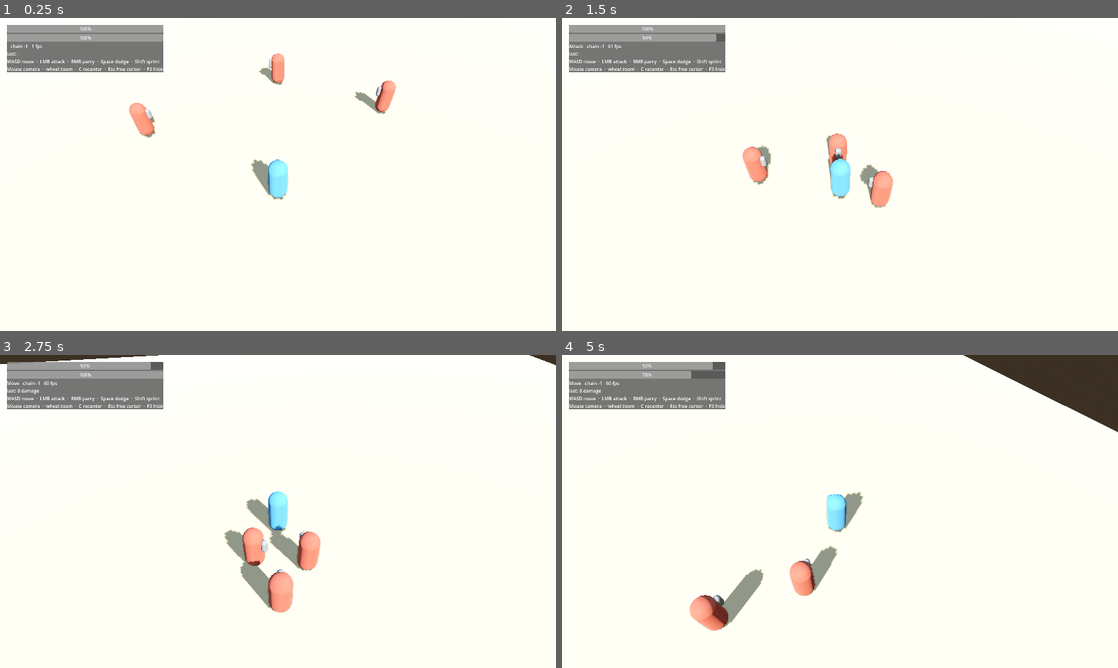
Above: before the commit, frames 1-4 (two rows, left to right).
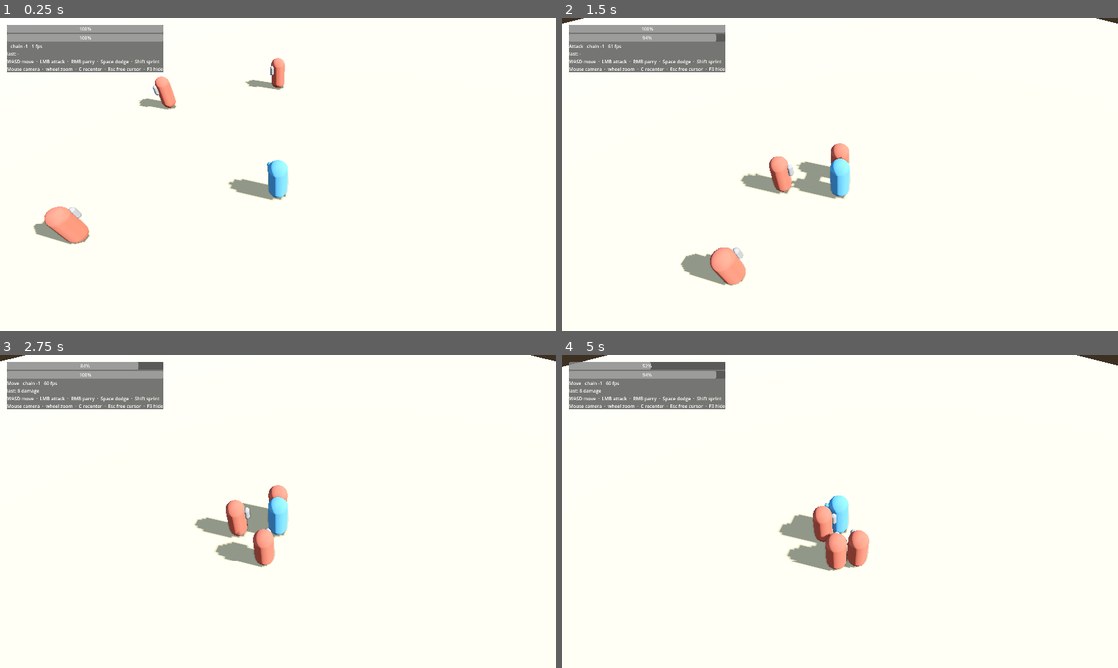
Above: after the commit, the same moments.

Repository: Garden-Fence-Games/fight-island
Game: Godot game, scene res://scenes/main/main.tscn
The game is run twice, just before and just after one commit, with the same random seed, the same clock (stepped at 60 frames per second) and the same inputs.
Inputs (mouse positions are in pixels of both pictures, inside the frame that each line leads up to):
- Up to frame 1 (0.25 s): no input
- Up to frame 2 (1.5 s): tap Enter at 0.5 s; move the mouse to (867, 174) at 0.52 s; hold W (move_forward) from 0.53 s (still down); tap C (camera_recenter, bound only before the commit) at 0.6 s; move the mouse to (812, 174) at 1.27 s; click (812, 174) at 1.35 s
- Up to frame 3 (2.75 s): keep holding W (move_forward); tap C (camera_recenter, bound only before the commit) at 1.55, 2.1 s; move the mouse to (289, 505) at 2.02 s
- Up to frame 4 (5 s): move the mouse to (834, 517) at 2.77 s; tap Mouse wheel up (camera_zoom_in) at 2.85 s; tap C (camera_recenter, bound only before the commit) at 3.05, 3.8, 4.55 s; move the mouse to (878, 514) at 3.52 s; hold Mouse wheel down (camera_zoom_out) 3.53-4.28 s; tap Escape (pause) at 4.15 s; move the mouse to (673, 464) at 4.27 s; release W (move_forward) at 4.28 s; hold A (move_left) from 4.28 s (still down); tap Space (dodge) at 4.35 s; click (673, 464) at 4.42 s

The runs differ from the first frame. In frame 1, 2.9% of the frame differs, in the area x 5-72%, y 11-73%; in frame 2, 3.7%; in frame 3, 4.0%; in frame 4, 7.9%, in the area x 0-100%, y 0-88%.

Commit message:
feat: fix the camera angle and remove the turning actions

Diff:
--- a/project.godot
+++ b/project.godot
@@ -69,26 +69,6 @@
 , Object(InputEventJoypadMotion,"resource_local_to_scene":false,"resource_name":"","device":-1,"axis":0,"axis_value":1.0,"script":null)
 ]
 }
-camera_left={
-"deadzone": 0.2,
-"events": [Object(InputEventJoypadMotion,"resource_local_to_scene":false,"resource_name":"","device":-1,"axis":2,"axis_value":-1.0,"script":null)
-]
-}
-camera_right={
-"deadzone": 0.2,
-"events": [Object(InputEventJoypadMotion,"resource_local_to_scene":false,"resource_name":"","device":-1,"axis":2,"axis_value":1.0,"script":null)
-]
-}
-camera_up={
-"deadzone": 0.2,
-"events": [Object(InputEventJoypadMotion,"resource_local_to_scene":false,"resource_name":"","device":-1,"axis":3,"axis_value":-1.0,"script":null)
-]
-}
-camera_down={
-"deadzone": 0.2,
-"events": [Object(InputEventJoypadMotion,"resource_local_to_scene":false,"resource_name":"","device":-1,"axis":3,"axis_value":1.0,"script":null)
-]
-}
 camera_zoom_in={
 "deadzone": 0.2,
 "events": [Object(InputEventMouseButton,"resource_local_to_scene":false,"resource_name":"","device":-1,"window_id":0,"a …(253 unchanged characters)…
@@ -99,12 +79,6 @@
 "deadzone": 0.2,
 "events": [Object(InputEventMouseButton,"resource_local_to_scene":false,"resource_name":"","device":-1,"window_id":0,"a …(253 unchanged characters)…
 , Object(InputEventJoypadButton,"resource_local_to_scene":false,"resource_name":"","device":-1,"button_index":12,"pressure":0.0,"pressed":false,"script":null)
-]
-}
-camera_recenter={
-"deadzone": 0.2,
-"events": [Object(InputEventKey,"resource_local_to_scene":false,"resource_name":"","device":-1,"window_id":0,"alt_pressed":false,"shift_pressed":false,"ctrl_pressed":false,"meta_pressed":false,"pressed":false,"keycode":0,"physical_keycode":67,"key_label":0,"unicode":0,"location":0,"echo":false,"script":null)
-, Object(InputEventJoypadButton,"resource_local_to_scene":false,"resource_name":"","device":-1,"button_index":8,"pressure":0.0,"pressed":false,"script":null)
 ]
 }
 attack={
--- a/scripts/camera/camera_rig.gd
+++ b/scripts/camera/camera_rig.gd
@@ -1,27 +1,25 @@
 class_name CameraRig
 extends Node3D
-## Framed like an isometric RPG, played like an action game: the yaw is free and wraps, the pitch
-## is clamped so the ground never leaves the frame, and the arm gives way to anything solid.
+## A fixed angle that follows the player, framed the way an isometric RPG is: the yaw and the pitch
+## never change, so the world is only ever seen from one direction.
 ##
-## Mouse look is read here rather than through the InputMap because Godot has no
-## InputEventMouseMotion action. Both halves feed one vector, so sensitivity applies once.
+## The constraint buys more than it costs. Every silhouette reads the same way every time, the
+## island only has to be composed for one viewpoint, and a telegraph can never end up hidden behind
+## geometry because the player happened to have turned the camera. Zoom stays, because it costs
+## nothing and helps when a crowd closes in.
 
-const MIN_PITCH_DEGREES: float = -65.0
-const MAX_PITCH_DEGREES: float = -15.0
 const MIN_ZOOM: float = 6.0
 const MAX_ZOOM: float = 16.0
 const ZOOM_STEP: float = 1.5
 const ZOOM_SMOOTHING: float = 10.0
 const FOLLOW_SMOOTHING: float = 12.0
-const STICK_DEGREES_PER_SECOND: float = 180.0
 
-## Degrees per 100 pixels, so the feel does not change with resolution.
-@export var mouse_sensitivity: float = 22.0
-@export var stick_sensitivity: float = 1.0
-@export var invert_y: bool = false
+## The one viewing direction of the entire game. Changing either re-frames every scene at once,
+## which is why they live here and not on each arena.
+@export var yaw_degrees: float = -45.0
+@export var pitch_degrees: float = -50.0
 @export var target: Node3D = null
 
-var _look: Vector2 = Vector2.ZERO
 var _wanted_zoom: float = 10.0
 
 @onready var pitch_pivot: Node3D = $PitchPivot
@@ -31,37 +29,29 @@
 func _ready() -> void:
 	if target == null:
 		target = get_tree().get_first_node_in_group(&"player") as Node3D
-	_wanted_zoom = spring.spring_length if spring != null else 10.0
-	if pitch_pivot != null:
-		pitch_pivot.rotation.x = deg_to_rad(-50.0)
-	Input.mouse_mode = Input.MOUSE_MODE_CAPTURED
+	rotation.y = deg_to_rad(yaw_degrees)
+	pitch_pivot.rotation.x = deg_to_rad(pitch_degrees)
+	_wanted_zoom = spring.spring_length
+	if target != null:
+		global_position = target.global_position
 
 
 func _unhandled_input(event: InputEvent) -> void:
-	var motion := event as InputEventMouseMotion
-	if motion != null and Input.mouse_mode == Input.MOUSE_MODE_CAPTURED:
-		_look += motion.relative * (mouse_sensitivity / 100.0)
 	if event.is_action_pressed(&"camera_zoom_in"):
 		_wanted_zoom = clampf(_wanted_zoom - ZOOM_STEP, MIN_ZOOM, MAX_ZOOM)
 	if event.is_action_pressed(&"camera_zoom_out"):
 		_wanted_zoom = clampf(_wanted_zoom + ZOOM_STEP, MIN_ZOOM, MAX_ZOOM)
-	if event.is_action_pressed(&"pause"):
-		Input.mouse_mode = Input.MOUSE_MODE_VISIBLE
-	var click := event as InputEventMouseButton
-	if click != null and click.pressed and Input.mouse_mode == Input.MOUSE_MODE_VISIBLE:
-		Input.mouse_mode = Input.MOUSE_MODE_CAPTURED
 
 
 func _process(delta: float) -> void:
 	_follow(delta)
-	_turn(delta)
 	_zoom(delta)
 
 
-func recenter() -> void:
-	if target == null:
-		return
-	rotation.y = target.rotation.y
+## The ground direction the player reads as "up the screen". Movement stays camera-relative even
+## though the camera never turns, so W always means away from the viewer.
+func screen_forward() -> Vector3:
+	return Vector3(-global_transform.basis.z.x, 0.0, -global_transform.basis.z.z).normalized()
 
 
 func _follow(delta: float) -> void:
@@ -71,28 +61,6 @@
 	global_position = global_position.lerp(target.global_position, weight)
 
 
-func _turn(delta: float) -> void:
-	var stick := Input.get_vector(&"camera_left", &"camera_right", &"camera_up", &"camera_down")
-	var stick_degrees := stick * STICK_DEGREES_PER_SECOND * stick_sensitivity * delta
-	var degrees := _look + stick_degrees
-	_look = Vector2.ZERO
-	if Input.is_action_just_pressed(&"camera_recenter"):
-		recenter()
-		return
-	# Yaw wraps on purpose: it is never clamped, so the player can keep turning the same way.
-	rotation.y = wrapf(rotation.y - deg_to_rad(degrees.x), -PI, PI)
-	if pitch_pivot == null:
-		return
-	var pitch_change := deg_to_rad(degrees.y) * (1.0 if invert_y else -1.0)
-	pitch_pivot.rotation.x = clampf(
-		pitch_pivot.rotation.x + pitch_change,
-		deg_to_rad(MIN_PITCH_DEGREES),
-		deg_to_rad(MAX_PITCH_DEGREES)
-	)
-
-
 func _zoom(delta: float) -> void:
-	if spring == null:
-		return
 	var weight := clampf(ZOOM_SMOOTHING * delta, 0.0, 1.0)
 	spring.spring_length = lerpf(spring.spring_length, _wanted_zoom, weight)
--- a/tools/verify_project_config.gd
+++ b/tools/verify_project_config.gd
@@ -7,13 +7,8 @@
 	"move_back",
 	"move_left",
 	"move_right",
-	"camera_left",
-	"camera_right",
-	"camera_up",
-	"camera_down",
 	"camera_zoom_in",
 	"camera_zoom_out",
-	"camera_recenter",
 	"attack",
 	"parry",
 	"dodge",
@@ -54,10 +49,6 @@
 ]
 
 const KEYBOARD_EXEMPT: PackedStringArray = [
-	"camera_left",
-	"camera_right",
-	"camera_up",
-	"camera_down",
 	"weapon_prev",
 ]
 
Not shown, changed: CHANGELOG.md
Not shown, changed: README.md
Not shown, changed: docs/architecture.md
Not shown, changed: docs/game-design.md
Not shown, changed: docs/input-map.md
Not shown, changed: docs/menus.md
Not shown, changed: docs/roadmap.md
Not shown, changed: docs/tutorial.md
